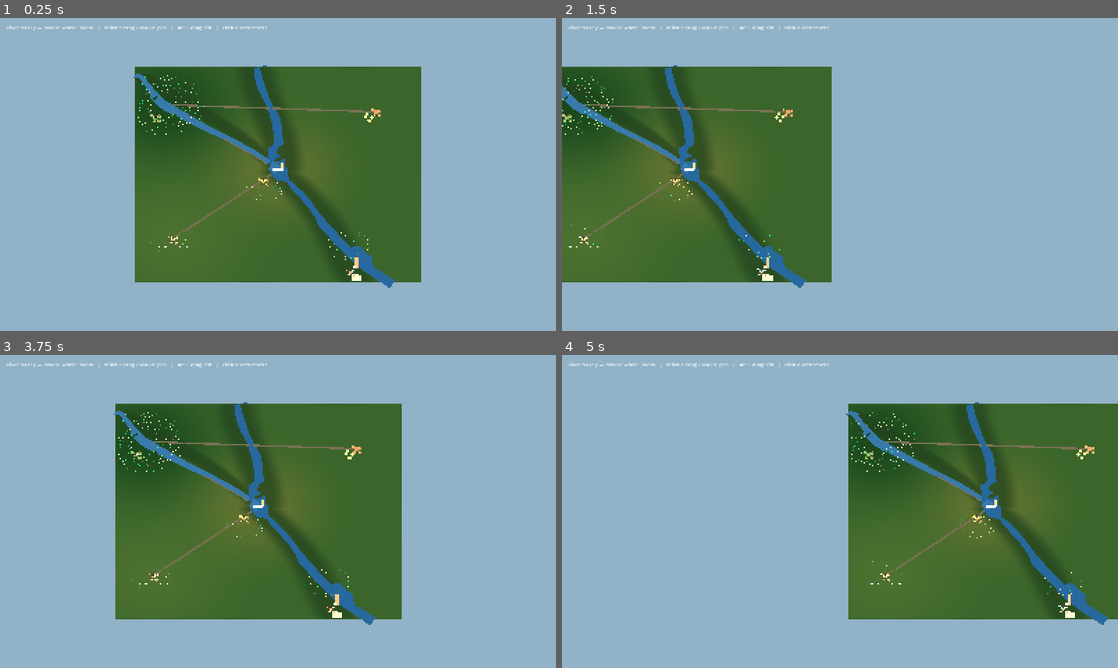
Above: before the commit, frames 1-4 (two rows, left to right).
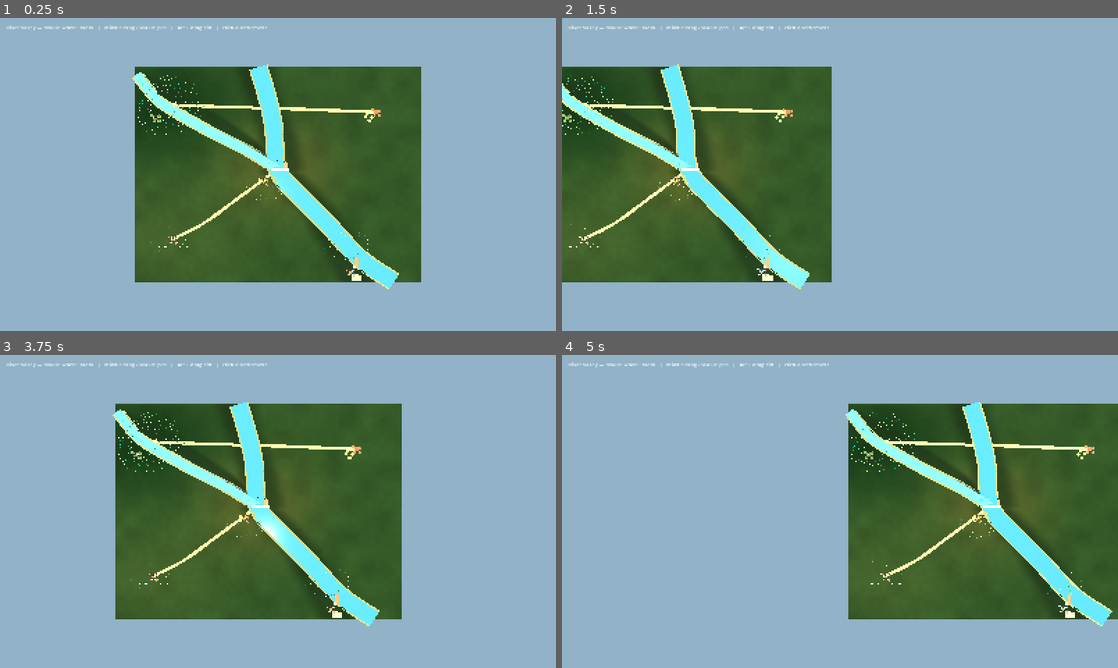
Above: after the commit, the same moments.

Repository: forsman5/sitka
Game: Godot game, scene res://scenes/valley/river_valley.tscn
The game is run twice, just before and just after one commit, with the same random seed, the same clock (stepped at 60 frames per second) and the same inputs. This scene is started directly instead of the project's main scene.
Inputs (mouse positions are in pixels of both pictures, inside the frame that each line leads up to):
- Up to frame 1 (0.25 s): no input
- Up to frame 2 (1.5 s): tap Enter at 0.5 s; move the mouse to (962, 158) at 0.52 s; hold Right (ui_right) 0.53-1.25 s; hold Alt 0.53-1.25 s; click (962, 158) at 0.67 s; tap Space at 1.25 s; drag from (728, 190) to (812, 237) at 1.27 s
- Up to frame 3 (3.75 s): tap Enter at 2, 3.5 s; move the mouse to (333, 442) at 2.02 s; hold Right (ui_right) 2.03-2.75 s; hold Shift 2.03-2.75 s; click (333, 442) at 2.17 s; tap Space at 2.75 s; drag from (250, 574) to (111, 464) at 2.77 s; move the mouse to (444, 558) at 3.52 s; hold Left (ui_left) from 3.53 s (still down); tap F at 3.6 s; click (444, 558) at 3.67 s
- Up to frame 4 (5 s): release Left (ui_left) at 4.25 s; drag from (673, 464) to (756, 433) at 4.27 s

The runs differ from the first frame. In frame 1, 4.6% of the frame differs, in the area x 23-72%, y 14-87%; in frame 2, 4.4%; in frame 3, 4.6%; in frame 4, 4.6%, in the area x 51-99%, y 15-87%.

Commit message:
Polish river valley landscape

Diff:
--- a/scripts/valley/authored_valley_terrain.gd
+++ b/scripts/valley/authored_valley_terrain.gd
@@ -186,17 +186,32 @@
 shader_type spatial;
 render_mode diffuse_lambert, specular_schlick_ggx, cull_disabled;
 uniform sampler2D biome_mask;
+float hash21(vec2 point) {
+	point = fract(point * vec2(123.34, 345.45));
+	point += dot(point, point + 34.345);
+	return fract(point.x * point.y);
+}
+float value_noise(vec2 point) {
+	vec2 cell = floor(point);
+	vec2 local = fract(point);
+	local = local * local * (3.0 - 2.0 * local);
+	return mix(mix(hash21(cell), hash21(cell + vec2(1.0, 0.0)), local.x), mix(hash21(cell + vec2(0.0, 1.0)), hash21(cell + vec2(1.0)), local.x), local.y);
+}
 void fragment() {
 	vec4 mask = texture(biome_mask, UV);
-	vec3 grass = vec3(0.29, 0.42, 0.19);
-	vec3 field = vec3(0.56, 0.51, 0.22);
-	vec3 woodland = vec3(0.12, 0.28, 0.12);
-	vec3 pasture = vec3(0.40, 0.49, 0.22);
-	vec3 wet_bank = vec3(0.19, 0.29, 0.14);
+	float broad_patch = value_noise(UV * vec2(17.0, 13.0));
+	float fine_grain = value_noise(UV * vec2(71.0, 53.0));
+	vec3 grass = vec3(0.27, 0.38, 0.18);
+	vec3 field = vec3(0.52, 0.46, 0.20);
+	vec3 woodland = vec3(0.105, 0.235, 0.105);
+	vec3 pasture = vec3(0.36, 0.43, 0.20);
+	vec3 wet_bank = vec3(0.18, 0.25, 0.13);
 	vec3 color = mix(grass, woodland, mask.r * 0.78);
 	color = mix(color, pasture, mask.g * 0.64);
 	color = mix(color, field, mask.b * 0.64);
 	color = mix(color, wet_bank, mask.a * 0.72);
+	color *= mix(0.92, 1.06, broad_patch);
+	color *= mix(0.975, 1.025, fine_grain);
 	ALBEDO = color;
 	ROUGHNESS = 0.96;
 }
--- /dev/null
+++ b/scripts/valley/harness/capture_landscape.gd
@@ -0,0 +1,37 @@
+extends SceneTree
+
+const VALLEY_SCENE := preload("res://scenes/valley/river_valley.tscn")
+
+func _init() -> void:
+	call_deferred("_capture")
+
+func _capture() -> void:
+	var view := "overview"
+	var output_path := "user://landscape-overview.png"
+	for argument in OS.get_cmdline_user_args():
+		if argument.begins_with("--view="):
+			view = argument.trim_prefix("--view=")
+		elif argument.begins_with("--output="):
+			output_path = argument.trim_prefix("--output=")
+
+	var valley := VALLEY_SCENE.instantiate()
+	root.add_child(valley)
+	await process_frame
+	await process_frame
+	var camera_rig: Node3D = valley.get_node("RTSCamera")
+	var camera: Camera3D = valley.get_node("RTSCamera/Camera3D")
+	if view == "aldford":
+		camera.size = 72.0
+		camera_rig.call("center_on", Vector3(0.0, 0.0, -5.0))
+	else:
+		camera.size = 350.0
+		camera_rig.call("center_on", Vector3.ZERO)
+	await process_frame
+	await process_frame
+	var error := root.get_texture().get_image().save_png(output_path)
+	if error == OK:
+		print("Saved %s landscape view to %s" % [view, output_path])
+		quit(0)
+	else:
+		push_error("Could not save landscape capture: %s" % error_string(error))
+		quit(1)
--- /dev/null
+++ b/scripts/valley/harness/check_landscape.gd
@@ -0,0 +1,80 @@
+extends SceneTree
+
+const VALLEY_SCENE := preload("res://scenes/valley/river_valley.tscn")
+const RIBBON_CROSS_VERTICES := 5
+
+var _failures: Array[String] = []
+
+func _init() -> void:
+	call_deferred("_run")
+
+func _run() -> void:
+	var valley := VALLEY_SCENE.instantiate()
+	root.add_child(valley)
+	await process_frame
+	await process_frame
+
+	for node_name in ["MainRiverBank", "MainRiver", "TributaryBank", "Tributary", "AldfordConfluence", "RouteShoulder1", "Route1", "AldfordFord"]:
+		_check_ribbon(valley, node_name)
+
+	_check_water_cross_sections(valley.get_node("MainRiver") as MeshInstance3D)
+	_check_water_cross_sections(valley.get_node("Tributary") as MeshInstance3D)
+	_check_grounded_route(valley, valley.get_node("Route1") as MeshInstance3D, 0.14)
+	_check_confluence(valley.get_node("MainRiver") as MeshInstance3D, valley.get_node("Tributary") as MeshInstance3D)
+
+	if _failures.is_empty():
+		print("PASS: landscape ribbons are continuous, grounded, and share the Aldford confluence")
+		quit(0)
+	else:
+		for failure in _failures:
+			push_error(failure)
+		quit(1)
+
+func _check_ribbon(valley: Node, node_name: String) -> void:
+	var instance := valley.get_node_or_null(node_name) as MeshInstance3D
+	_require(instance != null, "%s is missing" % node_name)
+	if instance == null:
+		return
+	_require(instance.mesh is ArrayMesh, "%s must use continuous ArrayMesh geometry" % node_name)
+	if instance.mesh is ArrayMesh:
+		var vertices: PackedVector3Array = (instance.mesh as ArrayMesh).surface_get_arrays(0)[Mesh.ARRAY_VERTEX]
+		_require(vertices.size() >= 6, "%s has too few sampled vertices" % node_name)
+
+func _check_water_cross_sections(instance: MeshInstance3D) -> void:
+	var vertices: PackedVector3Array = (instance.mesh as ArrayMesh).surface_get_arrays(0)[Mesh.ARRAY_VERTEX]
+	for index in range(0, vertices.size(), RIBBON_CROSS_VERTICES):
+		for cross_index in range(1, RIBBON_CROSS_VERTICES):
+			if not is_equal_approx(vertices[index].y, vertices[index + cross_index].y):
+				_failures.append("%s has a pitched water cross-section at sample %d" % [instance.name, index / RIBBON_CROSS_VERTICES])
+				return
+
+func _check_grounded_route(valley: Node, instance: MeshInstance3D, expected_offset: float) -> void:
+	var vertices: PackedVector3Array = (instance.mesh as ArrayMesh).surface_get_arrays(0)[Mesh.ARRAY_VERTEX]
+	for vertex in vertices:
+		var ground_height := float(valley.call("get_valley_ground_height", Vector2(vertex.x, vertex.z)))
+		if absf(vertex.y - ground_height - expected_offset) > 0.015:
+			_failures.append("%s leaves the terrain near (%0.1f, %0.1f)" % [instance.name, vertex.x, vertex.z])
+			return
+
+func _check_confluence(main_river: MeshInstance3D, tributary: MeshInstance3D) -> void:
+	var main_center := _nearest_center_sample(main_river, Vector2(0.0, -5.0))
+	var tributary_center := _nearest_center_sample(tributary, Vector2(0.0, -5.0))
+	_require(Vector2(main_center.x, main_center.z).distance_to(Vector2(0.0, -5.0)) < 0.1, "main river misses the Aldford confluence")
+	_require(Vector2(tributary_center.x, tributary_center.z).distance_to(Vector2(0.0, -5.0)) < 0.1, "tributary misses the Aldford confluence")
+	_require(absf(main_center.y - tributary_center.y) < 0.015, "water surfaces disagree in height at the Aldford confluence")
+
+func _nearest_center_sample(instance: MeshInstance3D, target: Vector2) -> Vector3:
+	var vertices: PackedVector3Array = (instance.mesh as ArrayMesh).surface_get_arrays(0)[Mesh.ARRAY_VERTEX]
+	var nearest := Vector3.INF
+	var nearest_distance := INF
+	for index in range(0, vertices.size(), RIBBON_CROSS_VERTICES):
+		var center := vertices[index + int(RIBBON_CROSS_VERTICES / 2)]
+		var distance := Vector2(center.x, center.z).distance_to(target)
+		if distance < nearest_distance:
+			nearest = center
+			nearest_distance = distance
+	return nearest
+
+func _require(condition: bool, message: String) -> void:
+	if not condition:
+		_failures.append(message)
--- a/scripts/valley/river_valley.gd
+++ b/scripts/valley/river_valley.gd
@@ -8,11 +8,14 @@
 const ValleySeed = preload("res://scripts/sim/data/valley_seed.gd")
 const Layout = preload("res://scripts/valley/river_valley_layout.gd")
 const AuthoredValleyTerrain = preload("res://scripts/valley/authored_valley_terrain.gd")
+const TerrainRibbonBuilder = preload("res://scripts/valley/terrain_ribbon_builder.gd")
 
 const GROUND_COLOR := Color("6e8d52")
 const ROAD_COLOR := Color("8c7657")
 const RIVER_COLOR := Color("356f9b")
 const TRACK_WIDTH := 2.1
+const RIVER_BANK_COLOR := Color("5f6244")
+const ROAD_SHOULDER_COLOR := Color("76684e")
 
 var _simulation: Simulation
 var _camera: Camera3D
@@ -67,7 +70,11 @@
 		var nearest_id := -1
 		var nearest_distance := 8.0
 		for settlement_id in Layout.SETTLEMENTS:
-			var distance := Vector2(point.x, point.z).distance_to(Vector2(Layout.settlement_position(settlement_id).x, Layout.settlement_position(settlement_id).z))
+			var visual_position: Vector2 = settlement_cluster_positions.get(
+				settlement_id,
+				Vector2(Layout.settlement_position(settlement_id).x, Layout.settlement_position(settlement_id).z),
+			)
+			var distance := Vector2(point.x, point.z).distance_to(visual_position)
 			if distance < nearest_distance:
 				nearest_distance = distance
 				nearest_id = settlement_id
@@ -87,8 +94,10 @@
 	add_child(_terrain)
 	_terrain.build()
 
-	_add_polyline("MainRiver", Layout.main_river(), 18.0, RIVER_COLOR, 0.24)
-	_add_polyline("Tributary", Layout.tributary(), 10.0, Color("477fa8"), 0.25)
+	_add_watercourse("MainRiver", Layout.main_river(), 18.0, RIVER_COLOR)
+	_add_watercourse("Tributary", Layout.tributary(), 10.0, Color("477fa8"))
+	var confluence := TerrainRibbonBuilder.build_disc("AldfordConfluence", Vector2(0.0, -5.0), 10.5, Callable(self, "get_valley_ground_height"), 0.30, _water_material(RIVER_COLOR), 48)
+	add_child(confluence)
 
 	# Existing seed edges are the source of truth for the static route drawing.
 	for edge_id in Layout.EDGES:
@@ -96,12 +105,11 @@
 		var from_pos := Layout.settlement_position(edge["settlement_a_id"])
 		var to_pos := Layout.settlement_position(edge["settlement_b_id"])
 		if Layout.EDGES[edge_id]["kind"] == "track":
-			_add_route(edge_id, from_pos, to_pos, TRACK_WIDTH, ROAD_COLOR)
+			_add_route(edge_id, Layout.track_path(edge_id, from_pos, to_pos), TRACK_WIDTH, ROAD_COLOR)
 
 	# The ford is intentionally weak and legible: a narrow pale crossing at
 	# Aldford, reserved for replacement by a bridge in Milestone 3.
-	var ford_height := get_valley_ground_height(Vector2(0.0, -5.0))
-	_add_box("AldfordFord", Vector3(0.0, ford_height + 0.38, -5.0), Vector3(11.0, 0.28, 3.0), Color("c9b58a"))
+	_add_ribbon("AldfordFord", PackedVector3Array([Vector3(-8.0, 0.0, -5.0), Vector3(1.0, 0.0, -5.0), Vector3(12.0, 0.0, -5.0)]), 3.2, 0.72, _ground_material(Color("c9b58a")), 1.0, 0.12, 41, true)
 
 ## The first valley remains deliberately simple, but this shared ground query
 ## keeps decorative vegetation and future building placement aligned with its
@@ -161,7 +169,9 @@
 		# CLUSTER_OFFSETS), but a landing or quay still needs to sit at the
 		# river itself.
 		var river_edge := _river_edge_anchor(ValleySeed.ALDFORD)
-		_add_box("AldfordLanding", river_edge + Vector3(5.0, 0.28, -4.0), Vector3(3.5, 0.35, 7.0), Color("7d6044"))
+		var landing_point := Vector2(river_edge.x + 8.5, river_edge.z - 5.0)
+		var landing_height := get_valley_ground_height(landing_point)
+		_add_box("AldfordLanding", Vector3(landing_point.x, landing_height + 0.28, landing_point.y), Vector3(3.5, 0.35, 7.0), Color("7d6044"))
 	elif settlement_id == ValleySeed.STAITHE:
 		var river_edge := _river_edge_anchor(ValleySeed.STAITHE)
 		_add_box("StaitheQuay", river_edge + Vector3(-4.0, 0.32, 5.0), Vector3(4.0, 0.42, 13.0), Color("76573e"))
@@ -250,84 +260,24 @@
 		report_parts.append(str(report["recipe_id"]).capitalize())
 	_selection_workplaces.text = "Workplaces: " + ", ".join(report_parts)
 
-func _add_route(edge_id: int, from_pos: Vector3, to_pos: Vector3, width: float, color: Color) -> void:
-	_add_ribbon("Route%d" % edge_id, PackedVector3Array([from_pos, to_pos]), width, color, 0.14)
-
-func _add_polyline(prefix: String, points: PackedVector3Array, width: float, color: Color, y: float) -> void:
-	_add_ribbon(prefix, points, width, color, y)
-
-## A single mesh strip following the ground under every point of `points`,
-## instead of one rigid straight segment per pair -- a straight segment only
-## samples terrain height at its two endpoints, so anywhere the authored
-## heightmap rises or dips between them (routinely tens of units over the
-## length of a route or river reach) the geometry either floats above the
-## hillside or clips through it, and adjoining segments land at unrelated
-## heights and visibly separate at the joint. Densifying first and sharing
-## vertices between neighboring quads keeps the ribbon glued to the ground
-## and seamless along its whole length.
-const RIBBON_STEP := 5.0
-
-func _add_ribbon(node_name: String, points: PackedVector3Array, width: float, color: Color, y_offset: float) -> void:
-	var dense := _densify(points, RIBBON_STEP)
-	if dense.size() < 2:
-		return
-	for i in range(dense.size()):
-		var p: Vector3 = dense[i]
-		p.y = get_valley_ground_height(Vector2(p.x, p.z)) + y_offset
-		dense[i] = p
-
-	var vertices := PackedVector3Array()
-	var normals := PackedVector3Array()
-	for i in range(dense.size()):
-		var p: Vector3 = dense[i]
-		var prev: Vector3 = dense[i - 1] if i > 0 else p
-		var next: Vector3 = dense[i + 1] if i < dense.size() - 1 else p
-		var direction := next - prev
-		direction.y = 0.0
-		if direction.length() < 0.0001:
-			direction = Vector3.FORWARD
-		var side := direction.normalized().cross(Vector3.UP) * (width * 0.5)
-		vertices.append(p - side)
-		vertices.append(p + side)
-		normals.append(Vector3.UP)
-		normals.append(Vector3.UP)
-
-	var indices := PackedInt32Array()
-	for i in range(dense.size() - 1):
-		var a := i * 2
-		indices.append_array([a, a + 1, a + 2, a + 1, a + 3, a + 2])
-
-	var arrays: Array = []
-	arrays.resize(Mesh.ARRAY_MAX)
-	arrays[Mesh.ARRAY_VERTEX] = vertices
-	arrays[Mesh.ARRAY_NORMAL] = normals
-	arrays[Mesh.ARRAY_INDEX] = indices
-	var mesh := ArrayMesh.new()
-	mesh.add_surface_from_arrays(Mesh.PRIMITIVE_TRIANGLES, arrays)
-	var instance := MeshInstance3D.new()
-	instance.name = node_name
-	instance.mesh = mesh
-	var material := _material(color)
-	# These quads come out back-facing to the top-down camera; disabling
-	# backface culling is simpler than chasing the winding order, and costs
-	# nothing visible for a thin single-layer strip like a road or river.
-	material.cull_mode = BaseMaterial3D.CULL_DISABLED
-	instance.material_override = material
-	add_child(instance)
-
-## Resamples a polyline to points no more than `step` apart (measured in the
-## ground plane), preserving every original vertex so authored bends stay put.
-func _densify(points: PackedVector3Array, step: float) -> PackedVector3Array:
-	var out := PackedVector3Array()
-	for i in range(points.size() - 1):
-		var a: Vector3 = points[i]
-		var b: Vector3 = points[i + 1]
-		var length := Vector2(a.x, a.z).distance_to(Vector2(b.x, b.z))
-		var subdivisions: int = max(1, int(ceil(length / step)))
-		for k in range(subdivisions):
-			out.append(a.lerp(b, float(k) / float(subdivisions)))
-	out.append(points[points.size() - 1])
-	return out
+func _add_route(edge_id: int, points: PackedVector3Array, width: float, color: Color) -> void:
+	# A darker, wider shoulder settles the path into the grass. The narrower
+	# worn strip has low-amplitude deterministic width changes rather than a
+	# perfectly constant silhouette.
+	_add_ribbon("RouteShoulder%d" % edge_id, points, width + 1.45, 0.10, _ground_material(ROAD_SHOULDER_COLOR), 2.8, 0.20, edge_id * 17)
+	_add_ribbon("Route%d" % edge_id, points, width, 0.14, _ground_material(color), 2.8, 0.28, edge_id * 17 + 5)
+
+func _add_watercourse(prefix: String, points: PackedVector3Array, width: float, color: Color) -> void:
+	# Banks are one continuous terrain-following strip beneath a separate calm
+	# water surface. Each water cross-section shares one sampled center height,
+	# avoiding the pitched/floating joins produced by horizontal boxes.
+	_add_ribbon("%sBank" % prefix, points, width + 3.6, 0.12, _ground_material(RIVER_BANK_COLOR), 2.4)
+	_add_ribbon(prefix, points, width, 0.22, _water_material(color), 2.4, 0.0, 0, true)
+
+func _add_ribbon(node_name: String, points: PackedVector3Array, width: float, y_offset: float, material: Material, sample_spacing: float, width_variation: float = 0.0, variation_seed: int = 0, flat_cross_section: bool = false) -> MeshInstance3D:
+	var ribbon := TerrainRibbonBuilder.build(node_name, points, Callable(self, "get_valley_ground_height"), width, y_offset, material, sample_spacing, width_variation, variation_seed, flat_cross_section)
+	add_child(ribbon)
+	return ribbon
 
 func _add_house(position: Vector3, size: Vector3, color: Color) -> void:
 	_add_box("House", position, size, color)
@@ -395,3 +345,14 @@
 	material.albedo_color = color
 	material.roughness = 0.92
 	return material
+
+func _ground_material(color: Color) -> StandardMaterial3D:
+	var material := _material(color)
+	material.roughness = 1.0
+	return material
+
+func _water_material(color: Color) -> StandardMaterial3D:
+	var material := _material(color)
+	material.roughness = 0.30
+	material.metallic = 0.08
+	return material
--- a/scripts/valley/river_valley_layout.gd
+++ b/scripts/valley/river_valley_layout.gd
@@ -70,3 +70,22 @@
 		Vector3(-128.0, 0.0, -78.0), Vector3(-80.0, 0.0, -50.0),
 		Vector3(-35.0, 0.0, -27.0), Vector3(0.0, 0.0, -5.0),
 	])
+
+static func track_path(edge_id: int, from_pos: Vector3, to_pos: Vector3) -> PackedVector3Array:
+	# The Oakmere road deliberately follows the tributary bank instead of
+	# occupying the water centerline. Both Aldford approaches bend into the
+	# settlement so the landing/ford reads as a connected place, not a hub of
+	# ruler-straight ribbons.
+	match edge_id:
+		1:
+			return PackedVector3Array([
+				from_pos, Vector3(-84.0, 0.0, 55.0), Vector3(-48.0, 0.0, 29.0),
+				Vector3(-18.0, 0.0, 7.0), Vector3(-5.5, 0.0, -2.0),
+			])
+		2:
+			return PackedVector3Array([
+				from_pos, Vector3(-102.0, 0.0, -65.0), Vector3(-69.0, 0.0, -47.0),
+				Vector3(-37.0, 0.0, -30.0), Vector3(-8.0, 0.0, -11.0),
+			])
+		_:
+			return PackedVector3Array([from_pos, to_pos])
--- /dev/null
+++ b/scripts/valley/terrain_ribbon_builder.gd
@@ -0,0 +1,137 @@
+class_name TerrainRibbonBuilder
+extends RefCounted
+
+## Builds a continuous strip whose center line and edges are sampled against
+## the authored terrain. Rivers, roads, and ford surfaces share this geometry
+## so joins do not depend on overlapping, horizontal BoxMesh segments.
+
+const CROSS_SEGMENTS := 4
+const CROSS_VERTICES := CROSS_SEGMENTS + 1
+
+static func build(
+		node_name: String,
+		control_points: PackedVector3Array,
+		height_at: Callable,
+		width: float,
+		y_offset: float,
+		material: Material,
+		sample_spacing: float = 3.0,
+		width_variation: float = 0.0,
+		variation_seed: int = 0,
+		flat_cross_section: bool = false,
+	) -> MeshInstance3D:
+	var centers := _sample_catmull_rom(control_points, sample_spacing)
+	var vertices := PackedVector3Array()
+	var normals := PackedVector3Array()
+	var uvs := PackedVector2Array()
+	var indices := PackedInt32Array()
+	var distance_along := 0.0
+
+	for i in range(centers.size()):
+		var center: Vector3 = centers[i]
+		if i > 0:
+			distance_along += center.distance_to(centers[i - 1])
+		var previous: Vector3 = centers[maxi(i - 1, 0)]
+		var following: Vector3 = centers[mini(i + 1, centers.size() - 1)]
+		var tangent := Vector2(following.x - previous.x, following.z - previous.z).normalized()
+		if tangent == Vector2.ZERO:
+			tangent = Vector2.RIGHT
+		var side := Vector2(-tangent.y, tangent.x)
+		var variation := sin(distance_along * 0.17 + float(variation_seed) * 1.731)
+		variation += 0.45 * sin(distance_along * 0.071 + float(variation_seed) * 0.913)
+		var half_width := maxf(0.1, width * 0.5 + variation * width_variation)
+		var section_points: Array[Vector2] = []
+		var section_heights: Array[float] = []
+		var highest_ground := -INF
+		for cross_index in range(CROSS_VERTICES):
+			var cross_t := float(cross_index) / float(CROSS_SEGMENTS)
+			var point := Vector2(center.x, center.z) + side * lerpf(half_width, -half_width, cross_t)
+			var ground_height := float(height_at.call(point))
+			section_points.append(point)
+			section_heights.append(ground_height)
+			highest_ground = maxf(highest_ground, ground_height)
+		for cross_index in range(CROSS_VERTICES):
+			var point := section_points[cross_index]
+			var surface_height := highest_ground if flat_cross_section else section_heights[cross_index]
+			vertices.append(Vector3(point.x, surface_height + y_offset, point.y))
+			normals.append(Vector3.UP)
+			uvs.append(Vector2(float(cross_index) / float(CROSS_SEGMENTS), distance_along / maxf(width, 0.1)))
+
+	for i in range(centers.size() - 1):
+		var row := i * CROSS_VERTICES
+		var next_row := (i + 1) * CROSS_VERTICES
+		for cross_index in range(CROSS_SEGMENTS):
+			var index := row + cross_index
+			var next_index := next_row + cross_index
+			# Godot treats clockwise triangles as front-facing. This order presents
+			# the strip upward without requiring two-sided road/water materials.
+			indices.append_array([index, index + 1, next_index, index + 1, next_index + 1, next_index])
+
+	var arrays: Array = []
+	arrays.resize(Mesh.ARRAY_MAX)
+	arrays[Mesh.ARRAY_VERTEX] = vertices
+	arrays[Mesh.ARRAY_NORMAL] = normals
+	arrays[Mesh.ARRAY_TEX_UV] = uvs
+	arrays[Mesh.ARRAY_INDEX] = indices
+	var mesh := ArrayMesh.new()
+	mesh.add_surface_from_arrays(Mesh.PRIMITIVE_TRIANGLES, arrays)
+	var instance := MeshInstance3D.new()
+	instance.name = node_name
+	instance.mesh = mesh
+	instance.material_override = material
+	return instance
+
+static func build_disc(node_name: String, center: Vector2, radius: float, height_at: Callable, y_offset: float, material: Material, segments: int = 40) -> MeshInstance3D:
+	var vertices := PackedVector3Array()
+	var normals := PackedVector3Array()
+	var uvs := PackedVector2Array()
+	var surface_height := float(height_at.call(center))
+	for index in range(segments):
+		var angle := TAU * float(index) / float(segments)
+		var point := center + Vector2(cos(angle), sin(angle)) * radius
+		surface_height = maxf(surface_height, float(height_at.call(point)))
+	vertices.append(Vector3(center.x, surface_height + y_offset, center.y))
+	normals.append(Vector3.UP)
+	uvs.append(Vector2(0.5, 0.5))
+	for index in range(segments):
+		var angle := TAU * float(index) / float(segments)
+		var offset := Vector2(cos(angle), sin(angle))
+		vertices.append(Vector3(center.x + offset.x * radius, surface_height + y_offset, center.y + offset.y * radius))
+		normals.append(Vector3.UP)
+		uvs.append(offset * 0.5 + Vector2(0.5, 0.5))
+	var indices := PackedInt32Array()
+	for index in range(segments):
+		var current := index + 1
+		var following := (index + 1) % segments + 1
+		indices.append_array([0, following, current])
+	var arrays: Array = []
+	arrays.resize(Mesh.ARRAY_MAX)
+	arrays[Mesh.ARRAY_VERTEX] = vertices
+	arrays[Mesh.ARRAY_NORMAL] = normals
+	arrays[Mesh.ARRAY_TEX_UV] = uvs
+	arrays[Mesh.ARRAY_INDEX] = indices
+	var mesh := ArrayMesh.new()
+	mesh.add_surface_from_arrays(Mesh.PRIMITIVE_TRIANGLES, arrays)
+	var instance := MeshInstance3D.new()
+	instance.name = node_name
+	instance.mesh = mesh
+	instance.material_override = material
+	return instance
+
+static func _sample_catmull_rom(points: PackedVector3Array, spacing: float) -> PackedVector3Array:
+	var result := PackedVector3Array()
+	if points.size() < 2:
+		return points.duplicate()
+	for segment in range(points.size() - 1):
+		var p0: Vector3 = points[maxi(segment - 1, 0)]
+		var p1: Vector3 = points[segment]
+		var p2: Vector3 = points[segment + 1]
+		var p3: Vector3 = points[mini(segment + 2, points.size() - 1)]
+		var steps := maxi(2, int(ceil(p1.distance_to(p2) / maxf(spacing, 0.25))))
+		for step in range(steps):
+			var t := float(step) / float(steps)
+			var t2 := t * t
+			var t3 := t2 * t
+			result.append(0.5 * ((2.0 * p1) + (-p0 + p2) * t + (2.0 * p0 - 5.0 * p1 + 4.0 * p2 - p3) * t2 + (-p0 + 3.0 * p1 - 3.0 * p2 + p3) * t3))
+	result.append(points[points.size() - 1])
+	return result
Not shown, added: scripts/valley/harness/capture_landscape.gd.uid
Not shown, added: scripts/valley/harness/check_landscape.gd.uid
Not shown, added: scripts/valley/terrain_ribbon_builder.gd.uid
